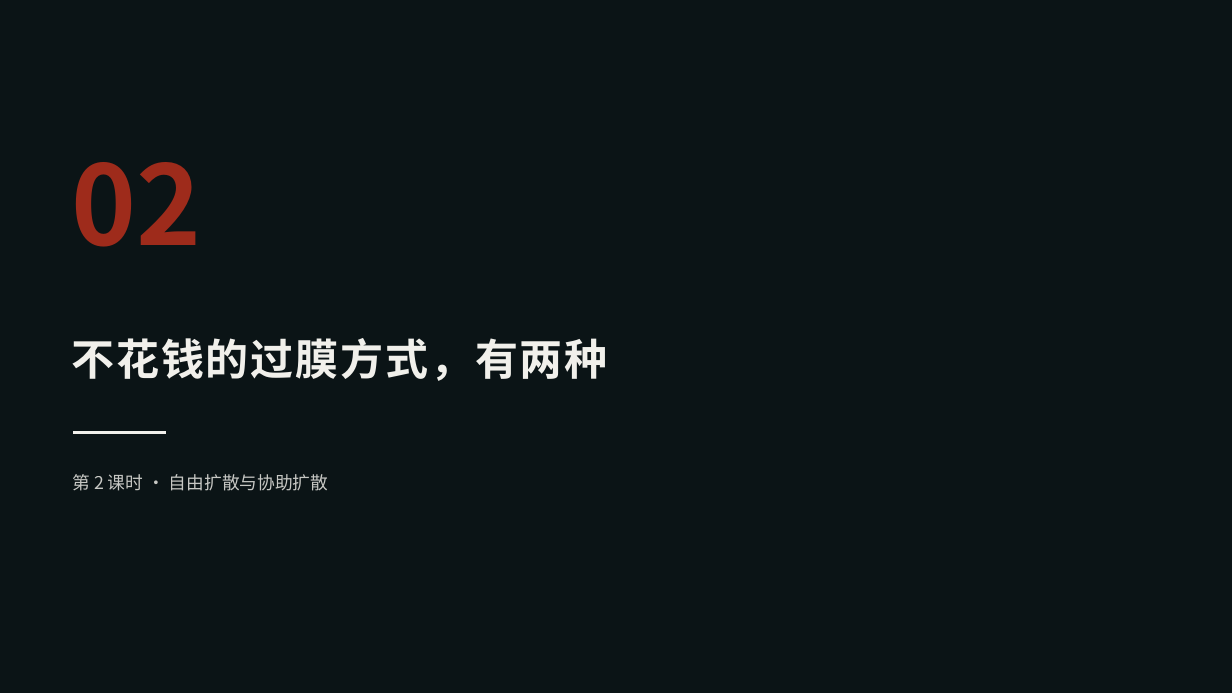
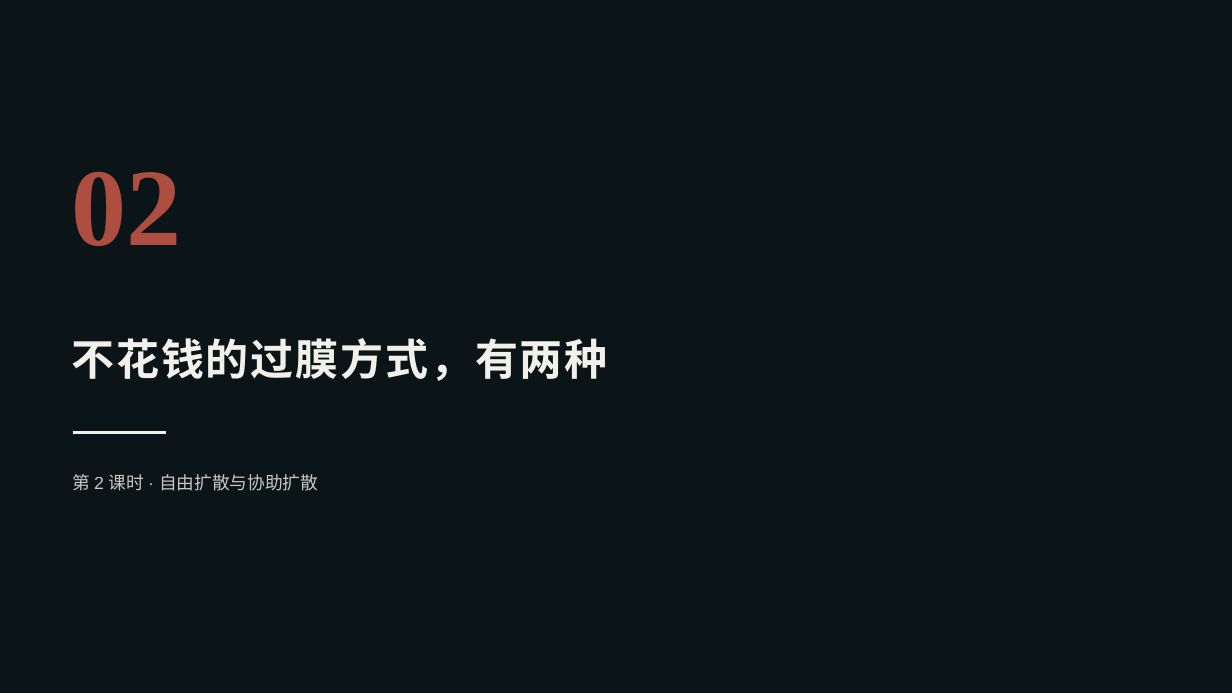
Before and after one commit to hukeying85-ux/leanrea, a slide deck: slide 9 of bio-teaching/chapters/高中-必修1-分子与细胞/第04章-细胞的物质输入与输出/03-课件-A学术-含动画.pptx. Drawn at 1232x693 pixels with LibreOffice and Linux fonts; fonts in the diff are those of the drawing; background and template pictures are left out. Boxes give left, top, right and bottom in pixels: in the first picture for what was removed or moved away, otherwise in the second. Text is boxed around its words. In the diff, an @@ line names an element or a change of style, - is before the commit and + after.

```diff
--- a/bio-teaching/chapters/高中-必修1-分子与细胞/第04章-细胞的物质输入与输出/03-课件-A学术-含动画.pptx
+++ b/bio-teaching/chapters/高中-必修1-分子与细胞/第04章-细胞的物质输入与输出/03-课件-A学术-含动画.pptx
@@ text "02" at (71,172,181,246): font Noto Sans CJK SC to Times New Roman, text colour #9E2B1B to #AD4E40 @@
@@ text "第 2 课时 · 自由扩散与协助扩散" at (72,474,318,491): font Noto Sans CJK SC to Arial @@
```
Also in this commit, not shown: 23 other slides changed, 28 other files.
